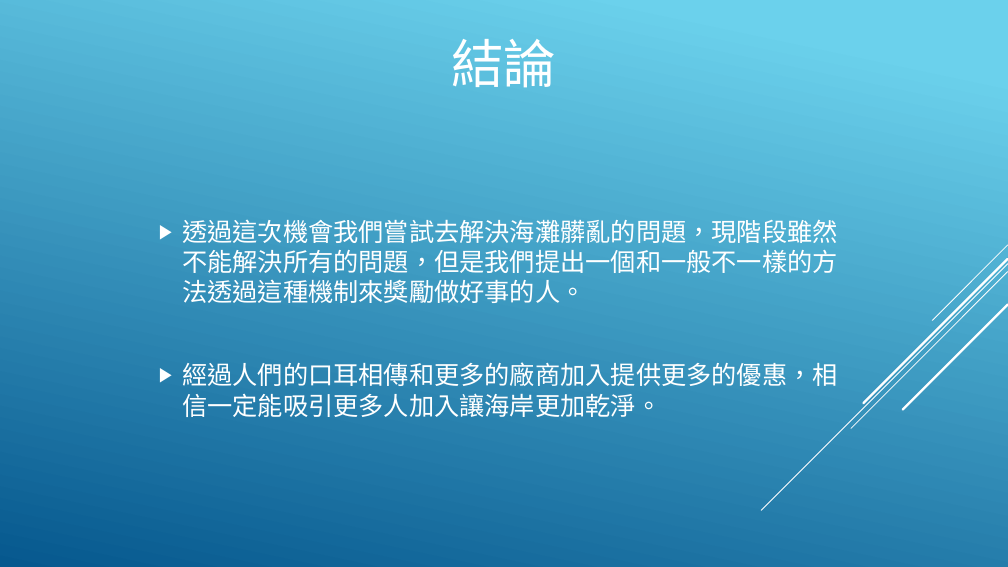
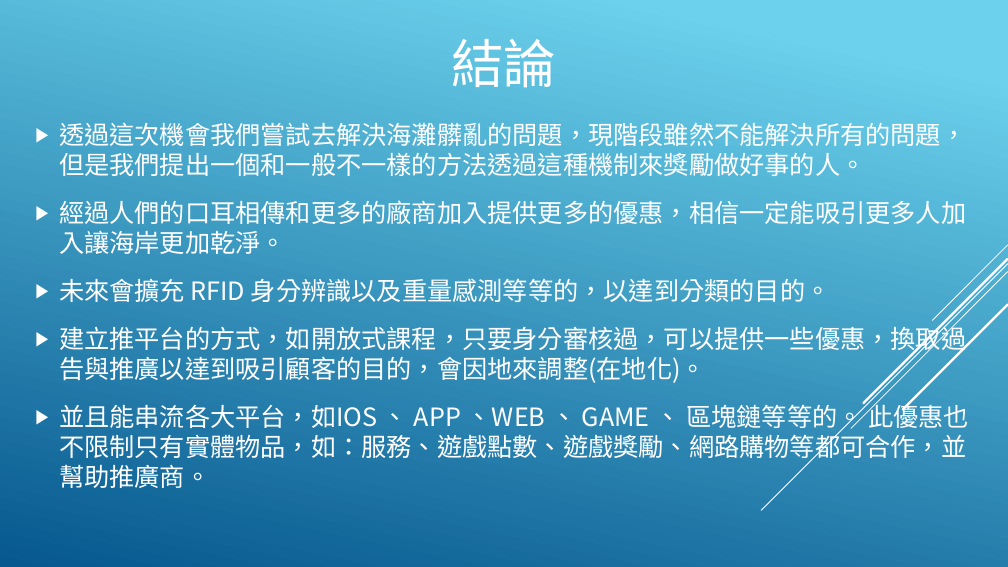
Before and after one commit to DennySORA/Environmental_Sustainability_Partition_Hackathon_2018, a slide deck: slide 6 of doc/永續發展 - 淨灘.pptx. Drawn at 1008x567 pixels with LibreOffice and Linux fonts; fonts in the diff are those of the drawing. Boxes give left, top, right and bottom in pixels: in the first picture for what was removed or moved away, otherwise in the second. Text is boxed around its words. In the diff, an @@ line names an element or a change of style, - is before the commit and + after.

```diff
--- a/doc/永續發展 - 淨灘.pptx
+++ b/doc/永續發展 - 淨灘.pptx
@@ text "透過這次機會我們嘗試去解決海灘髒亂的問題，現階段雖然不能解決所有的問題，但是我們提出一個和一般不一樣的方法透過這種機制來 ...": place and size @@
-text "透過這次機會我們嘗試去解決海灘髒亂的問題，現階段雖然不能解決所有的問題，但是我們提出一個和一般不一樣的方法透過這種機制來 ..." at [182,219,837,417]
+text "透過這次機會我們嘗試去解決海灘髒亂的問題，現階段雖然不能解決所有的問題，但是我們提出一個和一般不一樣的方法透過這種機制來 ..." at [59,123,969,488]
@@ text "透過這次機會我們嘗試去解決海灘髒亂的問題，現階段雖然不能解決所有的問題，但是我們提出一個和一般不一樣的方法透過這種機制來 ..." at [59,123,969,488]: vertical alignment middle to top @@
@@ text at [59,123,966,254]: more space between paragraphs @@
@@ text at [59,279,969,488]: paragraphs added @@
+▶ 未來會擴充 RFID 身分辨識以及重量感測等等的，以達到分類的目的。
+▶ 建立推平台的方式，如開放式課程，只要身分審核過，可以提供一些優惠，換取過告與推廣以達到吸引顧客的目的，會因地來調整(在地化)。
+▶ 並且能串流各大平台，如IOS 、 APP 、WEB 、 GAME 、 區塊鏈等等的。 此優惠也不限制只有實體物品，如：服務、遊戲點數、遊戲獎勵、網路購物等都可合作，並幫助推廣商。
```
Also in this commit, not shown: 2 other slides changed, 7 other files.
